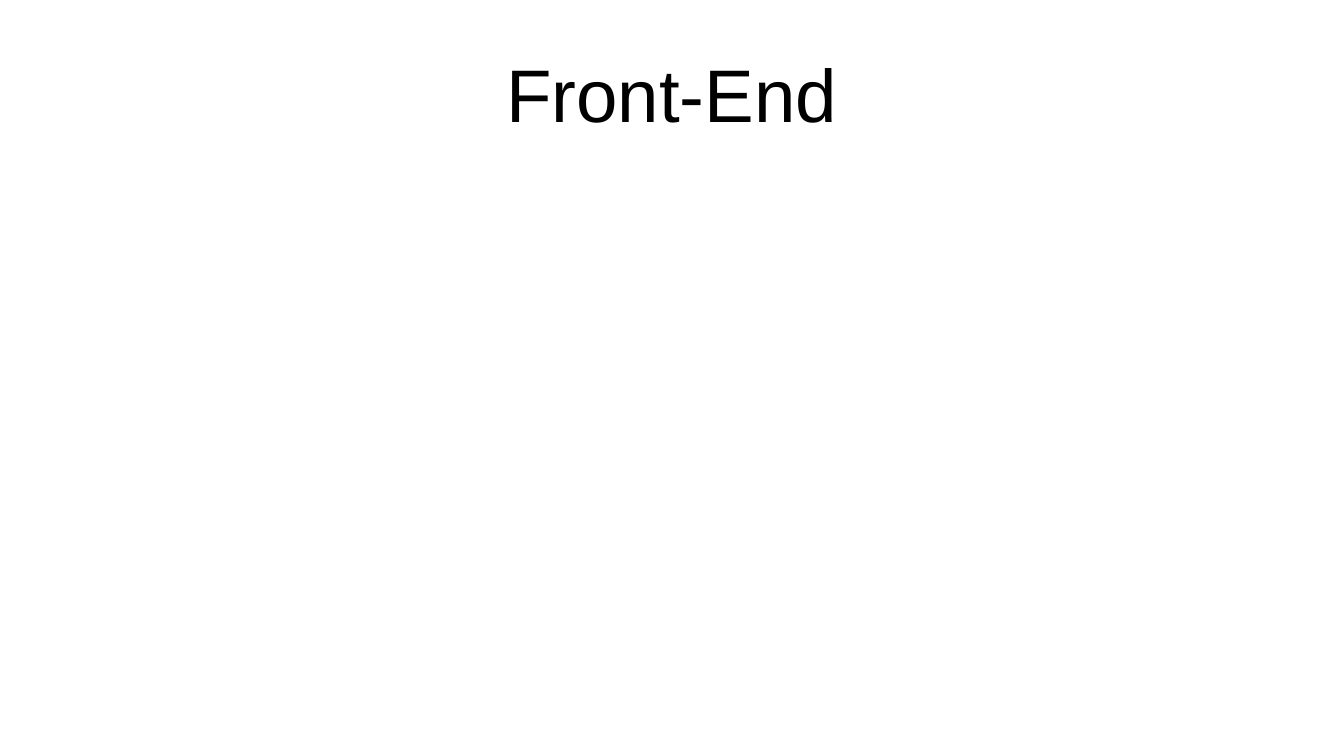
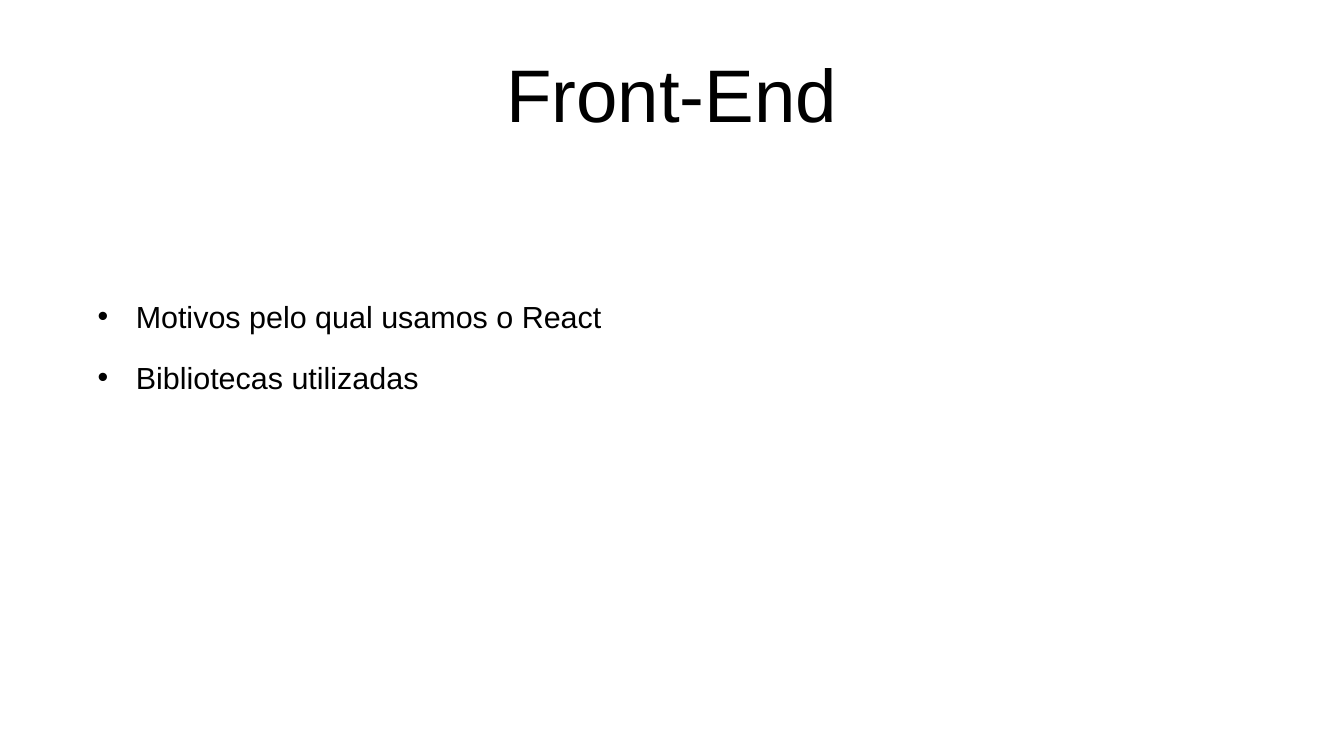
Before and after one commit to TR0NZ0D/Brazil-Career-Hub, a slide deck: slide 5 of Files/TCC - Final/Apresentacao_Final.pptx. Drawn at 1344x756 pixels with LibreOffice and Linux fonts; fonts in the diff are those of the drawing. Boxes give left, top, right and bottom in pixels: in the first picture for what was removed or moved away, otherwise in the second. Text is boxed around its words. In the diff, an @@ line names an element or a change of style, - is before the commit and + after.

```diff
--- a/Files/TCC - Final/Apresentacao_Final.pptx
+++ b/Files/TCC - Final/Apresentacao_Final.pptx
@@ text added at (136,306,602,390), 18 pt, text #000000 @@
+• Motivos pelo qual usamos o React
+• Bibliotecas utilizadas
```
Also in this commit, not shown: 4 other slides changed.
